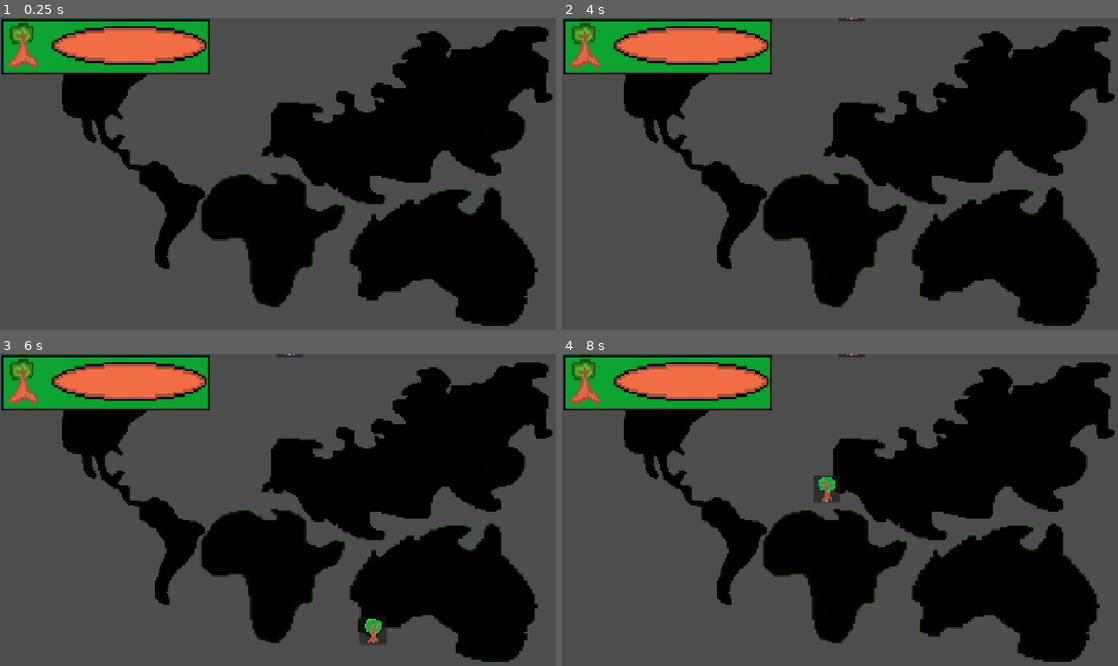
Above: before the commit, frames 1-4 (two rows, left to right).
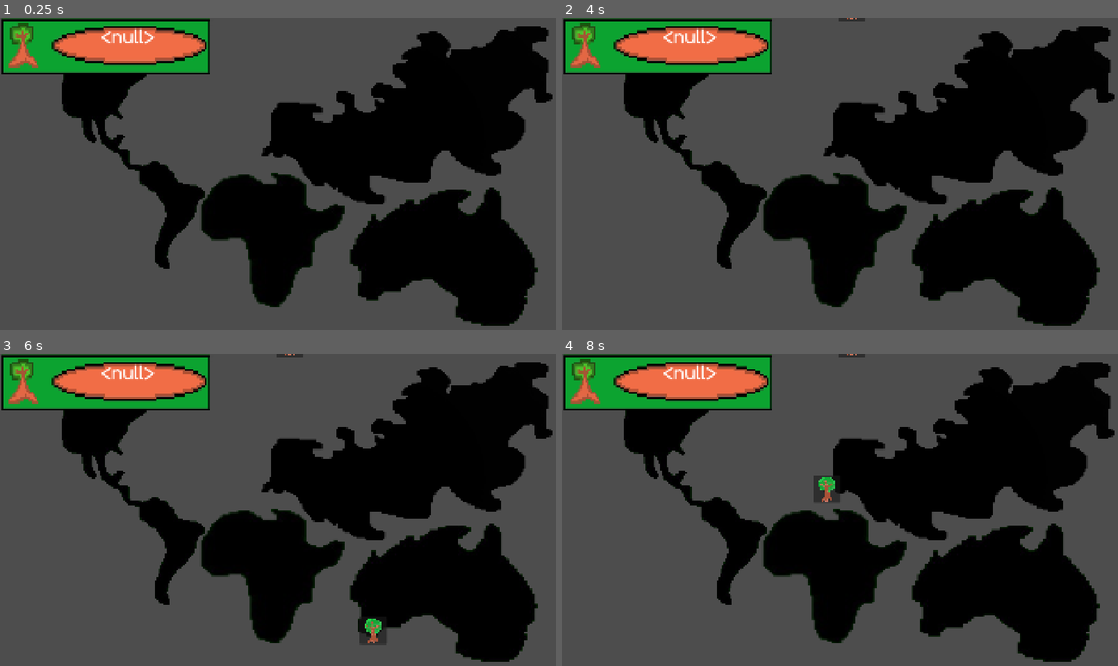
Above: after the commit, the same moments.

Repository: razsgriz/NatureStrikesBack
Game: Godot game, scene res://main.tscn
The game is run twice, just before and just after one commit, with the same random seed, the same clock (stepped at 60 frames per second) and the same inputs.
Inputs (mouse positions are in pixels of both pictures, inside the frame that each line leads up to):
- Up to frame 1 (0.25 s): no input
- Up to frame 2 (4 s): tap Enter at 0.5, 3.5 s; click (945, 192) at 1.25 s; click (706, 39) at 2 s; tap Space at 2.75 s
- Up to frame 3 (6 s): tap Space at 4.25, 5.75 s; tap Enter at 5 s
- Up to frame 4 (8 s): click (934, 631) at 6.5 s

The runs differ from the first frame. In frame 1, 0.2% of the frame differs, in the area x 18-28%, y 3-9%; in frame 2, 0.2%; in frame 3, 0.2%; in frame 4, 0.2%.
Error before the commit: Invalid access to property or key 'tree_pressed' on a base object of type 'Nil'. (res://ui.gd:7)
Error after the commit: Invalid operands 'Nil' and 'int' in operator '+'. (res://main.gd:32)

Commit message:
Solved clicking on trees not increasing tree count

Diff:
--- a/main.gd
+++ b/main.gd
@@ -1,14 +1,11 @@
 extends Node
 
+@onready var treeIncome = $player_data.get("treeIncome")
+signal tree_pressed(new_amount: int)
 
-class tree_income:
-	var value = 1
-
-static var treeIncome = tree_income.new()
-signal tree_pressed()
 @export var trees = 1
 func _ready():
-	$treeAmount.text = str(treeIncome.value)
+	$ui/treeAmount.text = str(treeIncome)
 	var treeSpawner = $TreeSpawner
 
 
@@ -23,19 +20,18 @@
 
 	#var popup_text = Label.new()
 	#popup_text.scale = Vector2(8, 8)
-	#popup_text.text = "+" + str(treeIncome.value)
+	#popup_text.text = "+" + str(treeIncome)
 	#treeNode.add_child(popup_text)
 	#popup_text.position = Vector2(100, -350)
 	#await delete_tree(treeNode)
 
-	var claimTree = Button.new()
-	claimTree.pressed.connect(
+	#var claimTree = Button.new()
+	treeNode.pressed.connect(
 		func() -> void:
-			claimTree.hide()
 			treeNode.hide()
-			treeIncome.value += 1
-			print(str(treeIncome.value))
-			$treeAmount.text = str(treeIncome.value)
+			treeIncome += 1
+			$ui/treeAmount.text = str(treeIncome)
+
 	)
 	#treeNode.add_child(claimTree)
 	#claimTree.scale = Vector2(20, 20)
@@ -44,9 +40,9 @@
 	#
 #func tree_claimed(treeNode):
 	#treeNode.hide()
-	#treeIncome.value += 1
-	#print(str(treeIncome.value))
-	#$treeAmount.text = str(treeIncome.value)
+	#treeIncome += 1
+	#print(str(treeIncome))
+	#$treeAmount.text = str(treeIncome)
 	#pass
 
 func delete_tree(treeNode):
@@ -54,5 +50,6 @@
 	treeNode.queue_free()
 
 func _on_claim_tree_pressed() -> void:
-	tree_pressed.emit(treeIncome.value)
+	tree_pressed.emit(treeIncome)
 	print("thingy")
+	$ui/treeAmount.text = str($player_data.get("treeIncome"))
--- a/main.tscn
+++ b/main.tscn
@@ -6,6 +6,7 @@
 [ext_resource type="Texture2D" uid="uid://ddfuwhieexy3s" path="res://assets/nort america.png" id="5_272bh"]
 [ext_resource type="Texture2D" uid="uid://dwkqf3njkhl5q" path="res://assets/waka waka (africa).png" id="6_5vw27"]
 [ext_resource type="PackedScene" uid="uid://d2wl2u53banj7" path="res://ui.tscn" id="6_7mycd"]
+[ext_resource type="Script" uid="uid://bem72idfq5g18" path="res://player_data.gd" id="7_272bh"]
 
 [sub_resource type="GDScript" id="GDScript_0xm2m"]
 script/source = "extends Timer
@@ -68,5 +69,8 @@
 
 [node name="ui" parent="." unique_id=1690332116 instance=ExtResource("6_7mycd")]
 
+[node name="player_data" type="Node2D" parent="." unique_id=2074780632]
+script = ExtResource("7_272bh")
+
 [connection signal="timeout" from="TreeSpawner" to="." method="_on_tree_spawner_timeout"]
 [connection signal="timeout" from="EventGenerator" to="." method="_on_event_generator_timeout"]
--- a/ui.gd
+++ b/ui.gd
@@ -1,10 +1,10 @@
 extends CanvasLayer
 
 @onready var tree: Node = get_node("treeAmount")
-@export var main: Node
 
 func _ready():
-	main.tree_pressed.connect(_increase_tree)
+	pass
+
 
 func _increase_tree(new_amount: int) -> void:
 	tree.text = str(new_amount)
--- a/ui.tscn
+++ b/ui.tscn
@@ -2,9 +2,9 @@
 
 [ext_resource type="PackedScene" uid="uid://bve8xc0agaknx" path="res://counterui.tscn" id="1_37rai"]
 [ext_resource type="Script" uid="uid://cpdd00x6ejhxx" path="res://ui.gd" id="1_nltto"]
-[ext_resource type="FontFile" uid="uid://dyny3rurijsno" path="res://Fredoka-Regular.ttf" id="2_0qrqu"]
+[ext_resource type="FontFile" uid="uid://dyny3rurijsno" path="res://assets/fonts/Fredoka-Regular.ttf" id="3_ibotj"]
 [ext_resource type="Script" uid="uid://12ig67s2ya4x" path="res://tree_amount.gd" id="3_mx0kw"]
-[ext_resource type="AudioStream" uid="uid://bdqx6280uylgm" path="res://MeanGreen.wav" id="5_ibotj"]
+[ext_resource type="AudioStream" uid="uid://c4jri6c67h7g2" path="res://assets/audio/MeanGreen.wav" id="5_ibotj"]
 
 [node name="ui" type="CanvasLayer" unique_id=1690332116]
 follow_viewport_enabled = true
@@ -22,13 +22,12 @@
 size_flags_horizontal = 0
 size_flags_vertical = 8
 tooltip_text = "ebnfwjfwbjnlkjwfnkjen"
-theme_override_fonts/font = ExtResource("2_0qrqu")
+theme_override_fonts/font = ExtResource("3_ibotj")
 theme_override_font_sizes/font_size = 70
 horizontal_alignment = 1
 script = ExtResource("3_mx0kw")
 
 [node name="Camera2D" type="Camera2D" parent="." unique_id=2075194142]
 
-[node name="AudioStreamPlayer" type="AudioStreamPlayer" parent="." unique_id=309151858]
+[node name="AudioStreamPlayer" type="AudioStreamPlayer" parent="." unique_id=435289718]
 stream = ExtResource("5_ibotj")
-autoplay = true
Binary file removed: assets/icon.png
Not shown, removed: assets/icon.png.import
